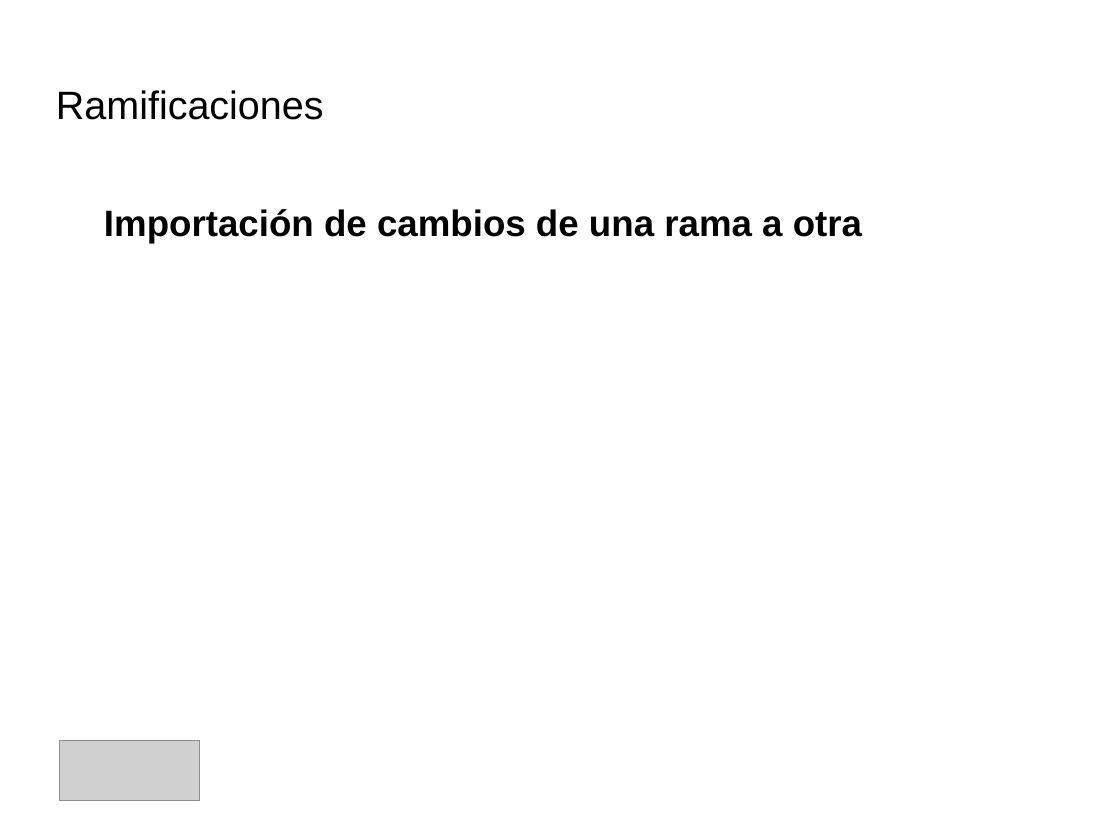
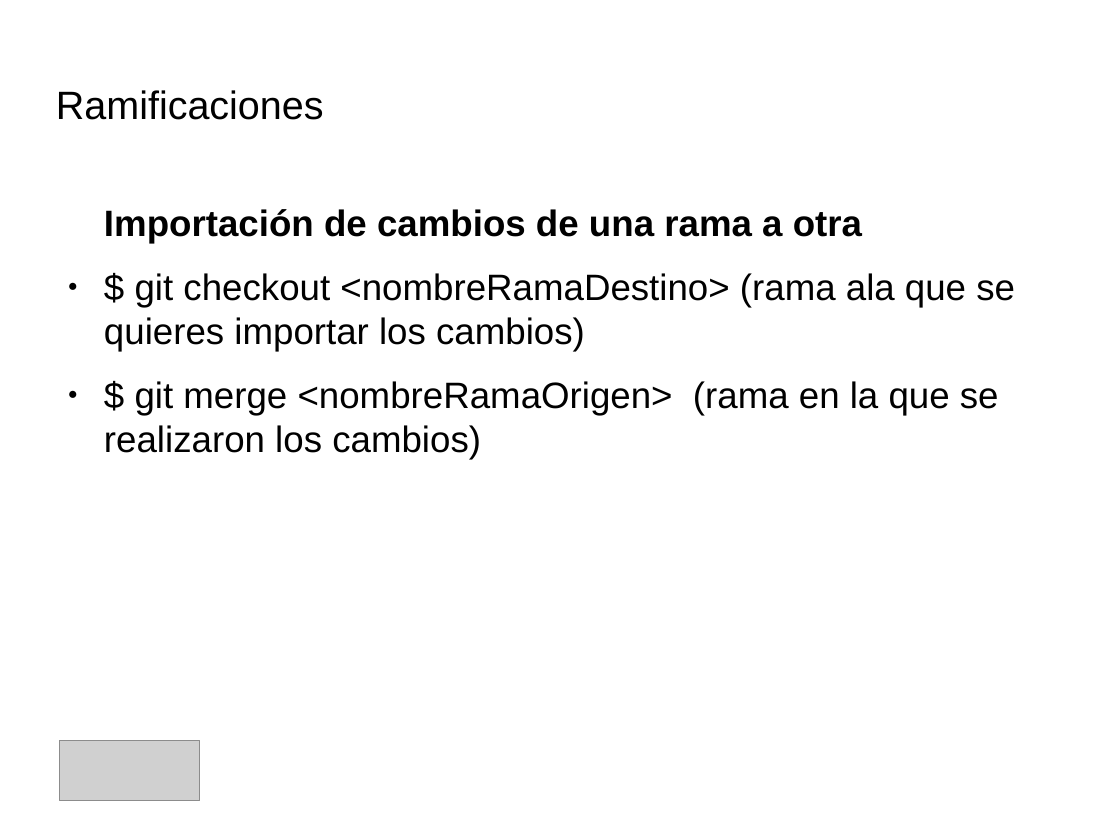
Before and after one commit to IllanPedro/Hardware, a slide deck: slide 46 of CursoGIT,GITHUB,SOURCETREE/Precentacion_Git.odp. Drawn at 1120x840 pixels with LibreOffice and Linux fonts; fonts in the diff are those of the drawing; grey boxes stand for pictures; background and template pictures are left out. Boxes give left, top, right and bottom in pixels: in the first picture for what was removed or moved away, otherwise in the second. Text is boxed around its words. In the diff, an @@ line names an element or a change of style, - is before the commit and + after.

```diff
--- a/CursoGIT,GITHUB,SOURCETREE/Precentacion_Git.odp
+++ b/CursoGIT,GITHUB,SOURCETREE/Precentacion_Git.odp
@@ text at (104, 273, 1015, 460): paragraphs added @@
+● $ git checkout <nombreRamaDestino> (rama ala que se quieres importar los cambios)
+● $ git merge <nombreRamaOrigen> (rama en la que se realizaron los cambios)
```
Also in this commit, not shown: 1 slide added, 1 other file.
